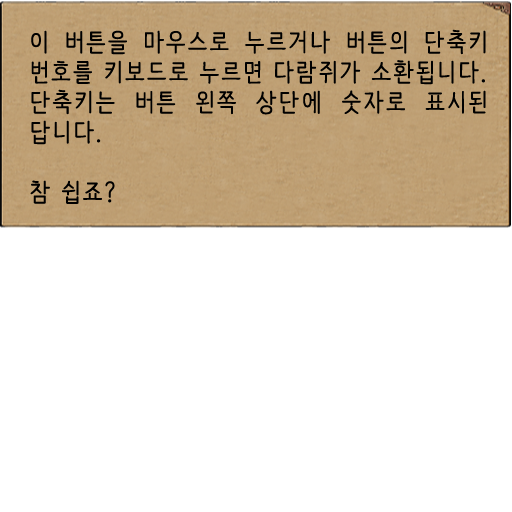
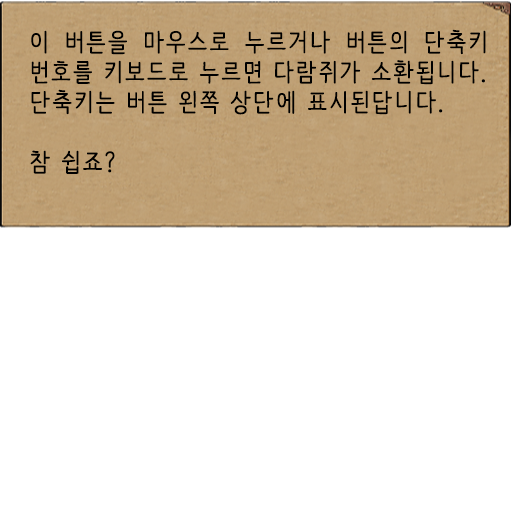
Before/after of a 512×512 layered artwork. What changed in the layer stack:
painted on "이 버튼을 마우스로 누르거나 버튼의 단축키 번호를 키보드로 누르면 다람쥐가 소환됩니다. 단축키는 버튼 왼쪽 상단에" over [30, 90, 486, 204]
